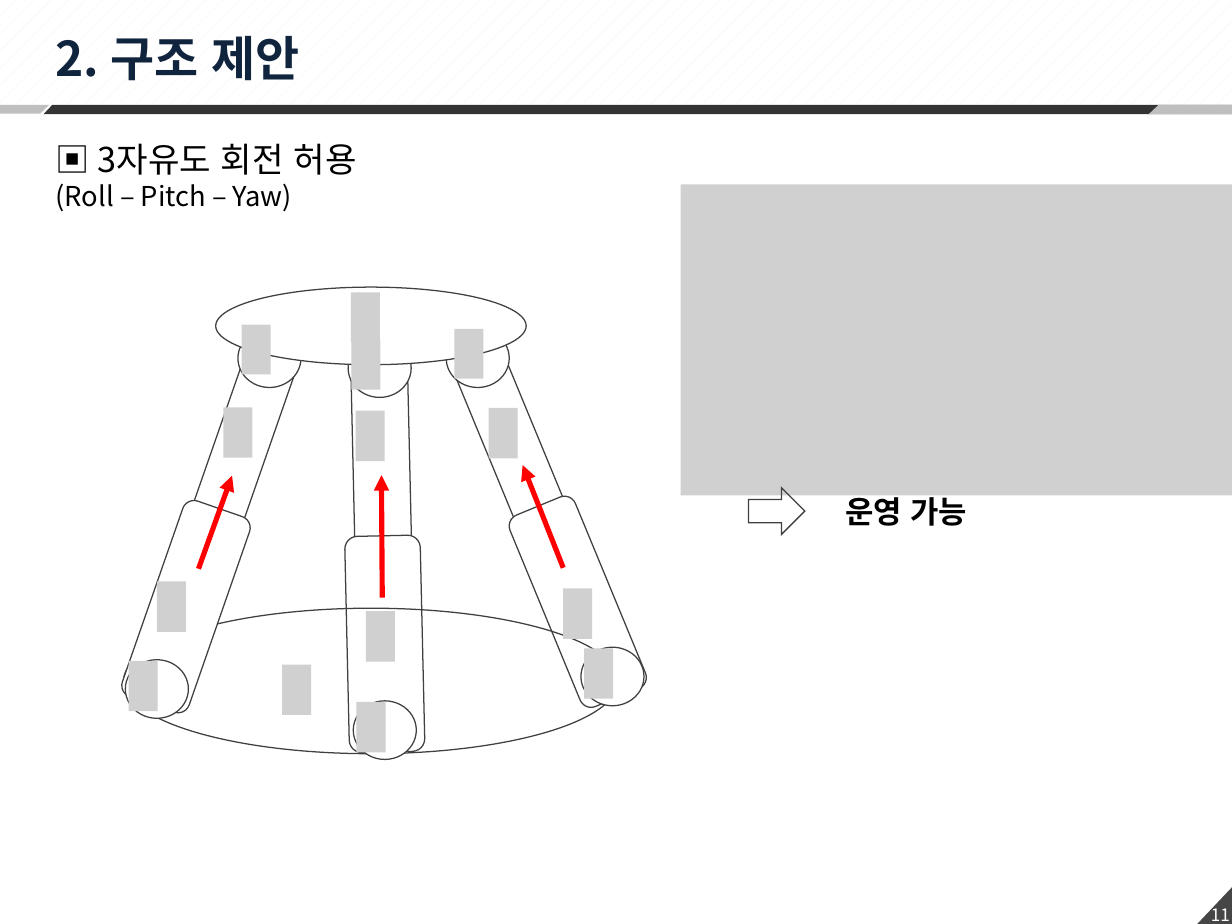
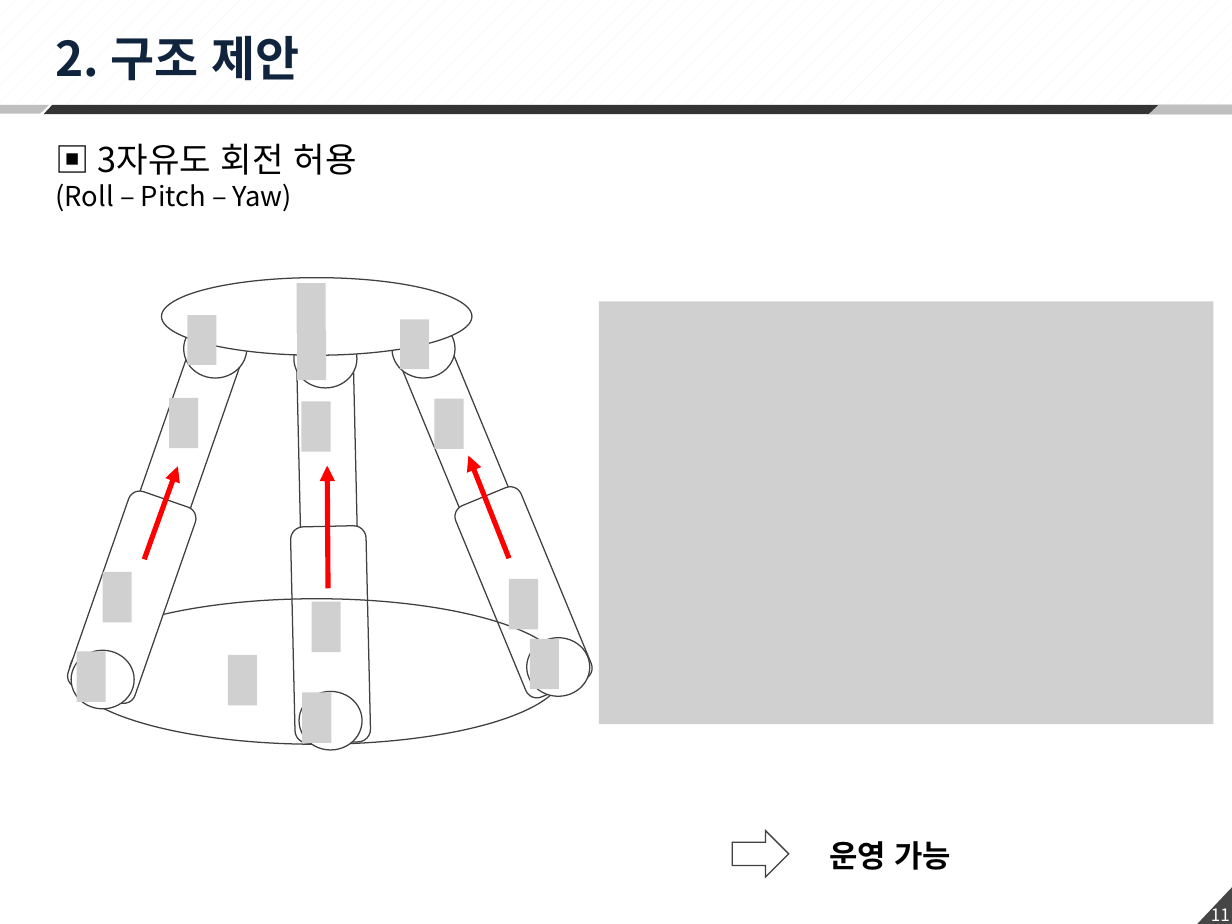
Before and after one commit to changhee-Jung/Hexapod, a slide deck: slide 11 of 02 Scheduler/200406_Hexapod 수식정리.pptx. Drawn at 1232x924 pixels with LibreOffice and Linux fonts; fonts in the diff are those of the drawing; grey boxes stand for pictures. Boxes give left, top, right and bottom in pixels: in the first picture for what was removed or moved away, otherwise in the second. Text is boxed around its words. In the diff, an @@ line names an element or a change of style, - is before the commit and + after.

Commit message:
200408 Scheduler

```diff
--- a/02 Scheduler/200406_Hexapod 수식정리.pptx
+++ b/02 Scheduler/200406_Hexapod 수식정리.pptx
@@ picture added at (x1=297, y1=283, x2=326, y2=334) @@
@@ picture removed at (x1=351, y1=292, x2=381, y2=342) @@
@@ picture added at (x1=187, y1=315, x2=217, y2=365) @@
@@ picture removed at (x1=241, y1=325, x2=271, y2=375) @@
@@ picture added at (x1=400, y1=319, x2=430, y2=368) @@
@@ picture removed at (x1=455, y1=329, x2=484, y2=378) @@
@@ picture resized from (x1=680, y1=185, x2=1232, y2=495) to (x1=599, y1=302, x2=1214, y2=724) @@
@@ picture added at (x1=297, y1=330, x2=326, y2=379) @@
@@ picture removed at (x1=351, y1=340, x2=381, y2=389) @@
@@ picture added at (x1=169, y1=398, x2=198, y2=448) @@
@@ picture removed at (x1=223, y1=408, x2=253, y2=458) @@
@@ picture added at (x1=302, y1=402, x2=331, y2=452) @@
@@ picture removed at (x1=356, y1=410, x2=386, y2=461) @@
@@ picture added at (x1=435, y1=398, x2=464, y2=448) @@
@@ picture removed at (x1=489, y1=408, x2=519, y2=458) @@
@@ 8 ellipses, 6 rounded rectangles, 3 arrows moved together from (x1=118, y1=287, x2=649, y2=760) to (x1=64, y1=277, x2=595, y2=750) @@
@@ picture added at (x1=102, y1=572, x2=132, y2=622) @@
@@ picture removed at (x1=156, y1=582, x2=186, y2=632) @@
@@ picture added at (x1=509, y1=579, x2=538, y2=630) @@
@@ picture removed at (x1=563, y1=589, x2=593, y2=639) @@
@@ picture added at (x1=312, y1=601, x2=341, y2=652) @@
@@ picture removed at (x1=366, y1=611, x2=395, y2=662) @@
@@ picture added at (x1=76, y1=652, x2=106, y2=702) @@
@@ picture added at (x1=228, y1=655, x2=257, y2=706) @@
@@ picture added at (x1=530, y1=639, x2=559, y2=690) @@
@@ picture removed at (x1=584, y1=648, x2=614, y2=699) @@
@@ picture removed at (x1=128, y1=660, x2=158, y2=711) @@
@@ picture removed at (x1=282, y1=664, x2=312, y2=715) @@
@@ picture added at (x1=302, y1=692, x2=331, y2=743) @@
@@ picture removed at (x1=356, y1=702, x2=386, y2=753) @@
@@ right arrow moved from (x1=749, y1=488, x2=806, y2=535) to (x1=732, y1=830, x2=788, y2=877) @@
@@ text "운영 가능" rewrapped from (x1=845, y1=492, x2=967, y2=526) to (x1=829, y1=841, x2=951, y2=870) @@
```
